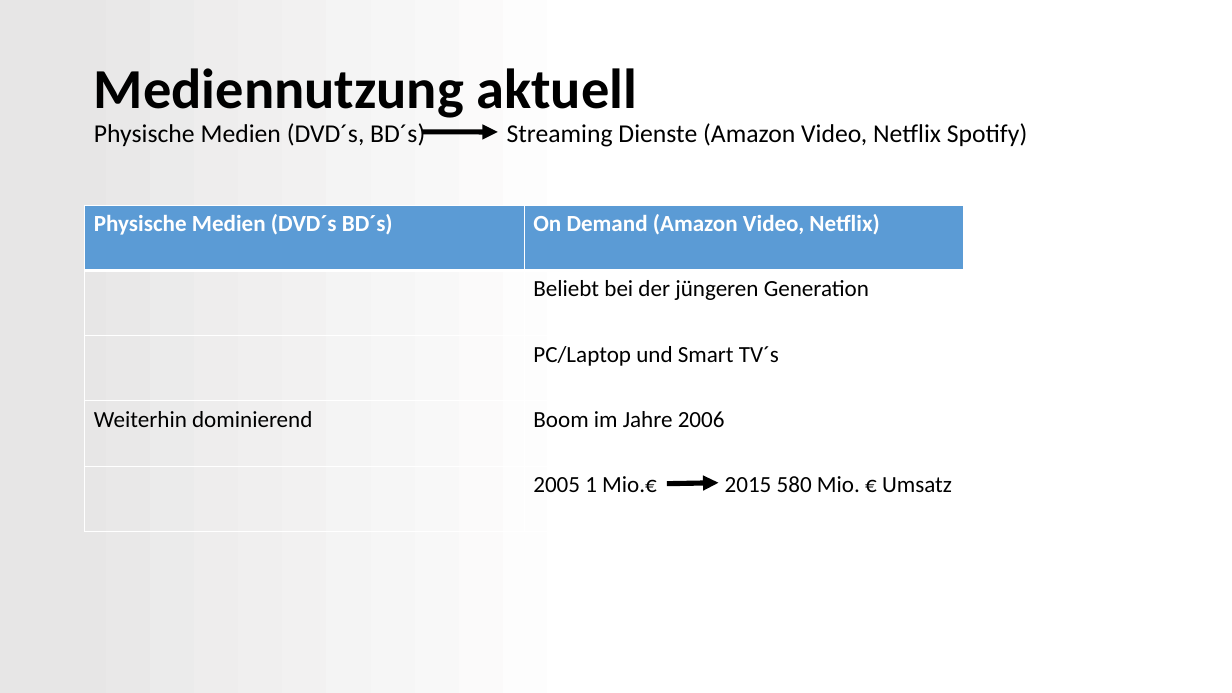
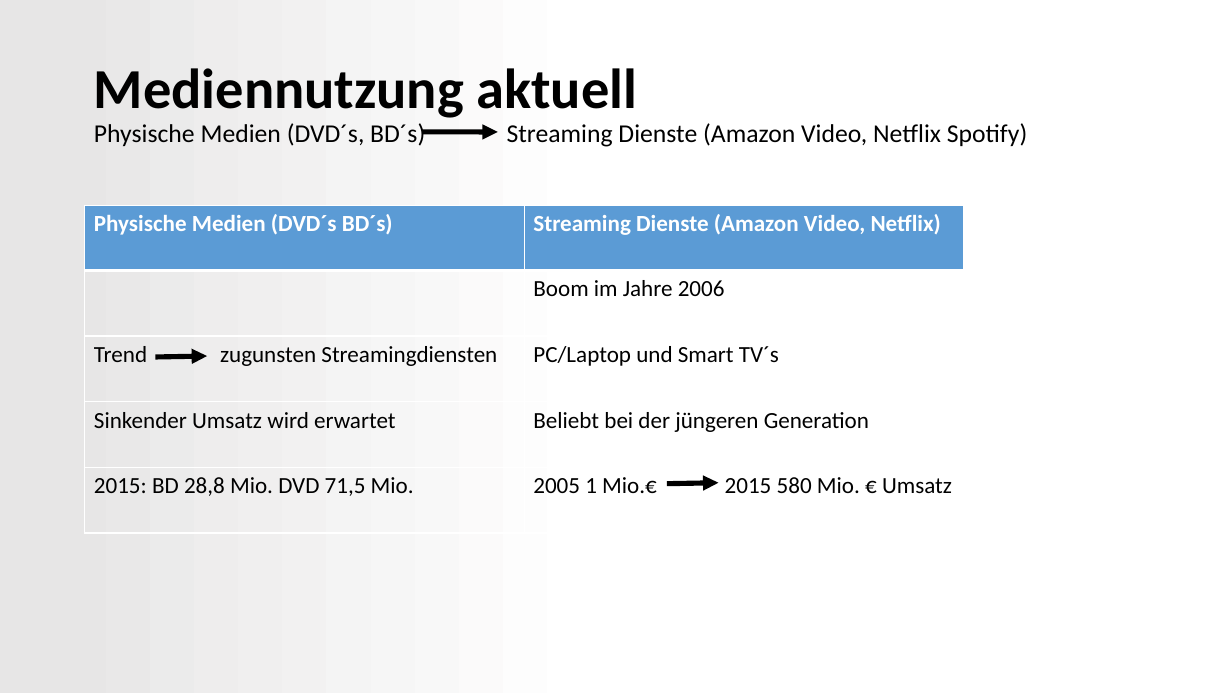
Before and after one commit to Seany1992/MuW, a slide deck: slide 8 of Medienwandel im 21.pptx. Drawn at 1232x693 pixels with LibreOffice and Linux fonts; fonts in the diff are those of the drawing. Boxes give left, top, right and bottom in pixels: in the first picture for what was removed or moved away, otherwise in the second. Text is boxed around its words. In the diff, an @@ line names an element or a change of style, - is before the commit and + after.

```diff
--- a/Medienwandel im 21.pptx
+++ b/Medienwandel im 21.pptx
@@ table at bbox=[85, 205, 965, 531] @@
-row 1, column 2: On Demand (Amazon Video, Netflix)
+row 1, column 2: Streaming Dienste (Amazon Video, Netflix)
-row 2, column 2: Beliebt bei der jüngeren Generation
+row 2, column 2: Boom im Jahre 2006
-row 3, column 1: 
+row 3, column 1: Trend zugunsten Streamingdiensten
-row 4, column 1: Weiterhin dominierend
+row 4, column 1: Sinkender Umsatz wird erwartet
-row 4, column 2: Boom im Jahre 2006
+row 4, column 2: Beliebt bei der jüngeren Generation
-row 5, column 1: 
+row 5, column 1: 2015: BD 28,8 Mio. DVD 71,5 Mio.
@@ arrow added from (155, 357) to (207, 356), #000000 4 pt @@
```
Also in this commit, not shown: 3 other slides changed, 1 slide added, 1 slide removed, 2 other files.
